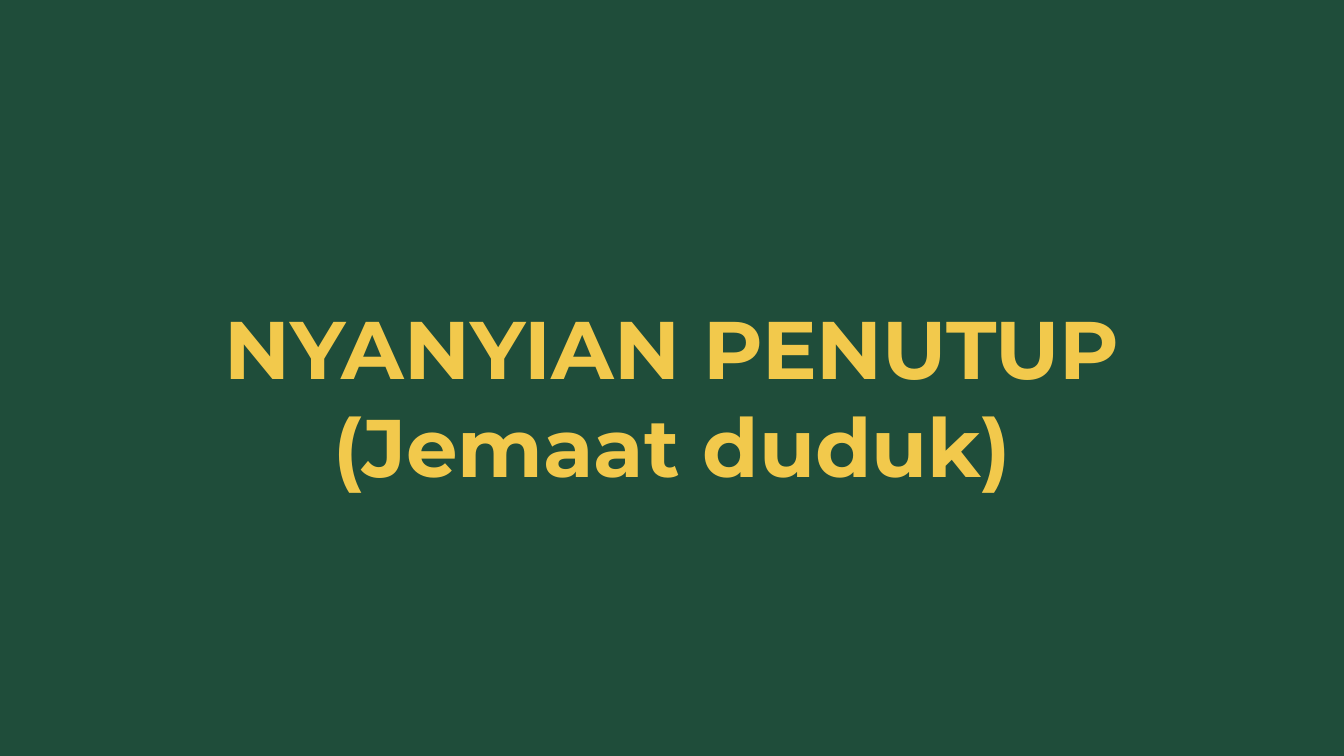
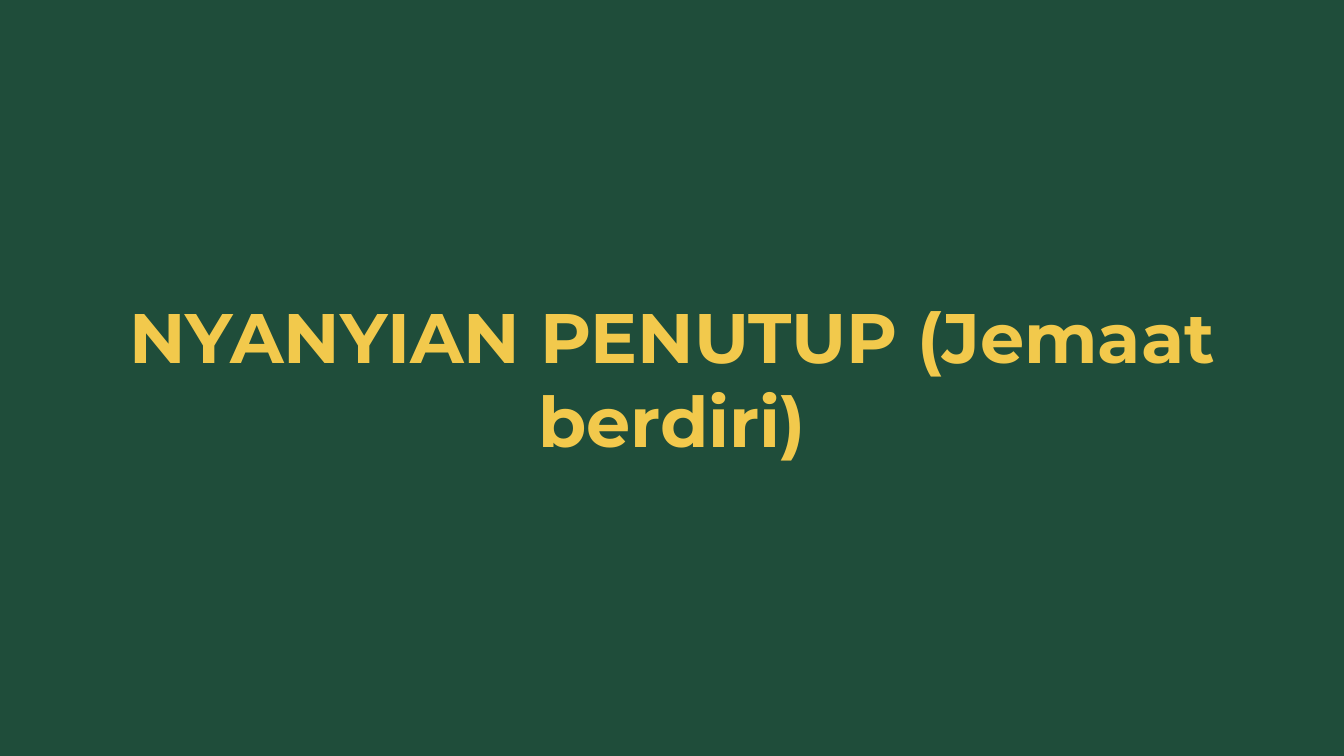
Before and after one commit to jksn23/slide-generator, a slide deck: slide 76 of Ibadah2.pptx (slide 44 before the commit). Drawn at 1344x756 pixels with LibreOffice and Linux fonts; fonts in the diff are those of the drawing. Boxes give left, top, right and bottom in pixels: in the first picture for what was removed or moved away, otherwise in the second. Text is boxed around its words. In the diff, an @@ line names an element or a change of style, - is before the commit and + after.

```diff
--- a/Ibadah2.pptx
+++ b/Ibadah2.pptx
@@ text "NYANYIAN PENUTUP (Jemaat berdiri)" at (x1=129, y1=311, x2=1214, y2=461): vertical alignment top to middle @@
@@ text at (x1=129, y1=311, x2=1214, y2=461): text changed; size 70 to 60 pt @@
-NYANYIAN PENUTUP (Jemaat duduk)
+NYANYIAN PENUTUP (Jemaat berdiri)
```
Also in this commit, not shown: 8 other slides changed, 74 slides added, 40 slides removed, 17 other files.
